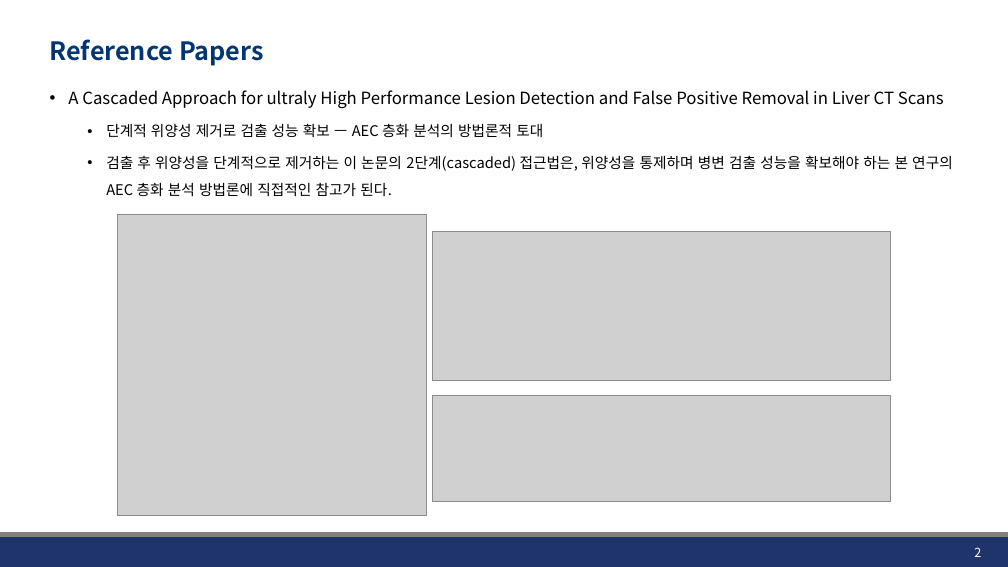
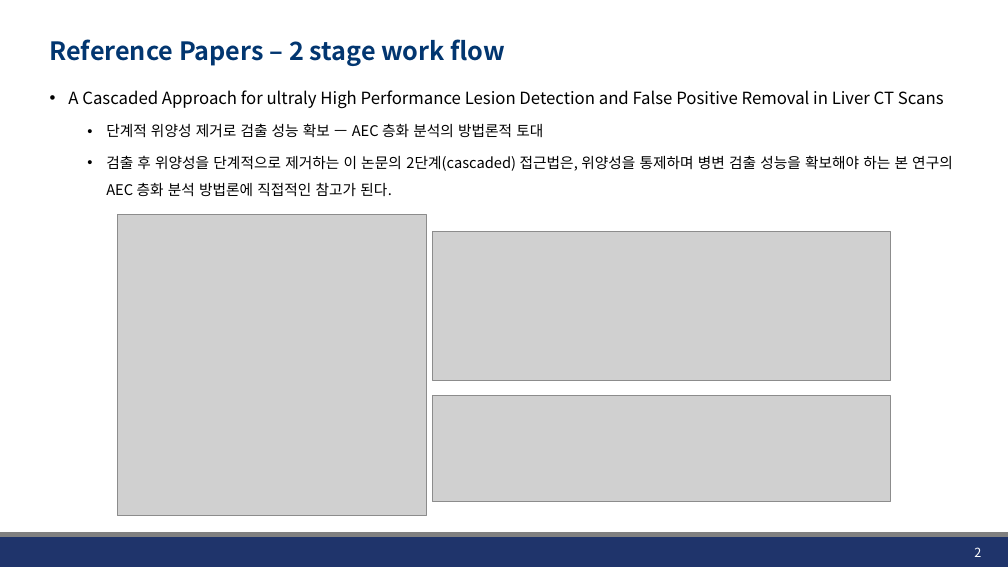
Before and after one commit to JHWannabe/Clinical_Study, a slide deck: slide 2 of docs/260729_Stratified Analysis of AEC.pptx. Drawn at 1008x567 pixels with LibreOffice and Linux fonts; fonts in the diff are those of the drawing; grey boxes stand for pictures; background and template pictures are left out. Boxes give left, top, right and bottom in pixels: in the first picture for what was removed or moved away, otherwise in the second. Text is boxed around its words. In the diff, an @@ line names an element or a change of style, - is before the commit and + after.

```diff
--- a/docs/260729_Stratified Analysis of AEC.pptx
+++ b/docs/260729_Stratified Analysis of AEC.pptx
@@ title at [50, 39, 506, 66]: text changed @@
-Reference Papers
+Reference Papers – 2 stage work flow
```
Also in this commit, not shown: 7 other slides changed, 1 slide added, 1 slide removed, 7 other files.
